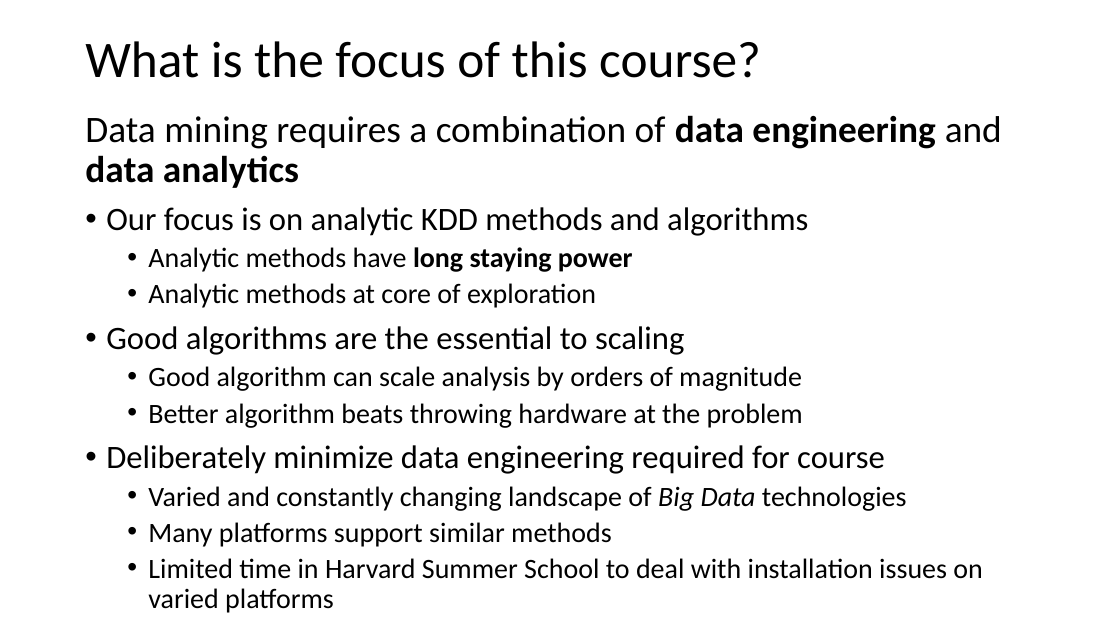
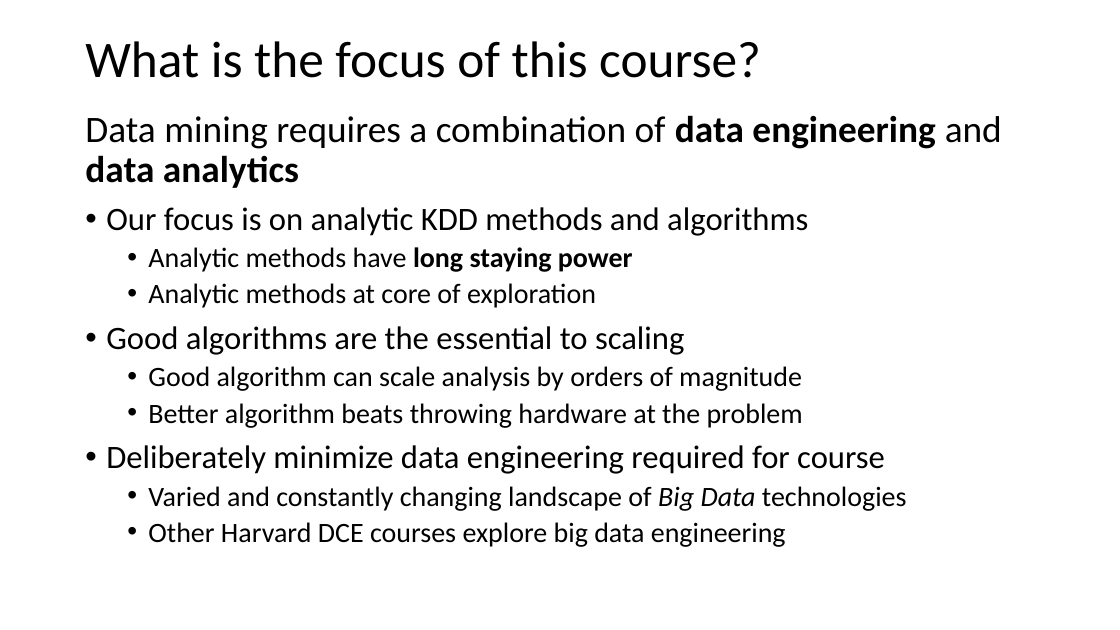
Before and after one commit to StephenElston/CSCI-E-108, a slide deck: slide 6 of slides/1_Introduction.pptx. Drawn at 1120x630 pixels with LibreOffice and Linux fonts; fonts in the diff are those of the drawing. Boxes give left, top, right and bottom in pixels: in the first picture for what was removed or moved away, otherwise in the second. Text is boxed around its words. In the diff, an @@ line names an element or a change of style, - is before the commit and + after.

```diff
--- a/slides/1_Introduction.pptx
+++ b/slides/1_Introduction.pptx
@@ text at [148, 522, 786, 547]: text changed @@
-  • Many platforms support similar methods
-  • Limited time in Harvard Summer School to deal with installation issues on varied platforms
+  • Other Harvard DCE courses explore big data engineering
```
Also in this commit, not shown: 4 other slides changed, 1 slide added.
